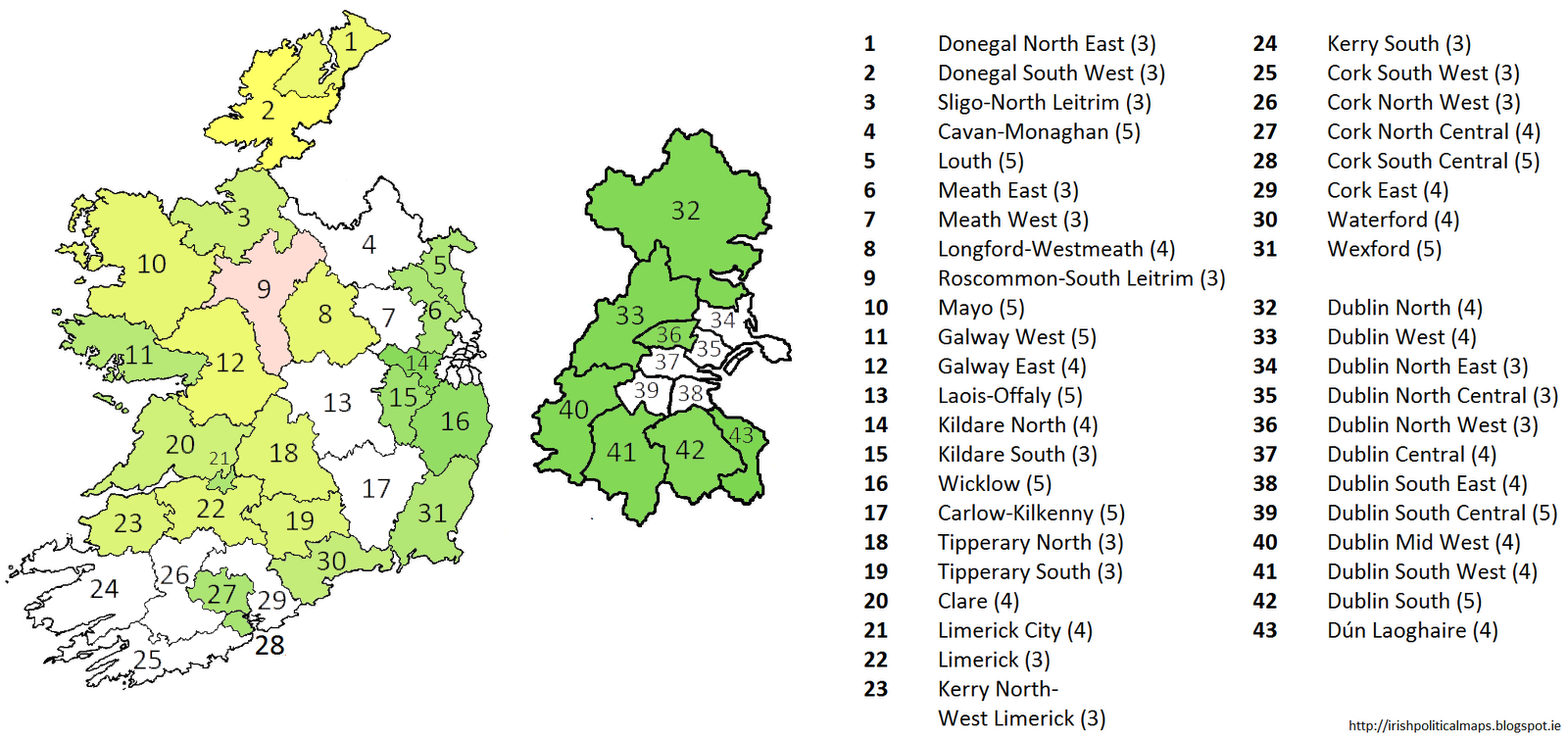
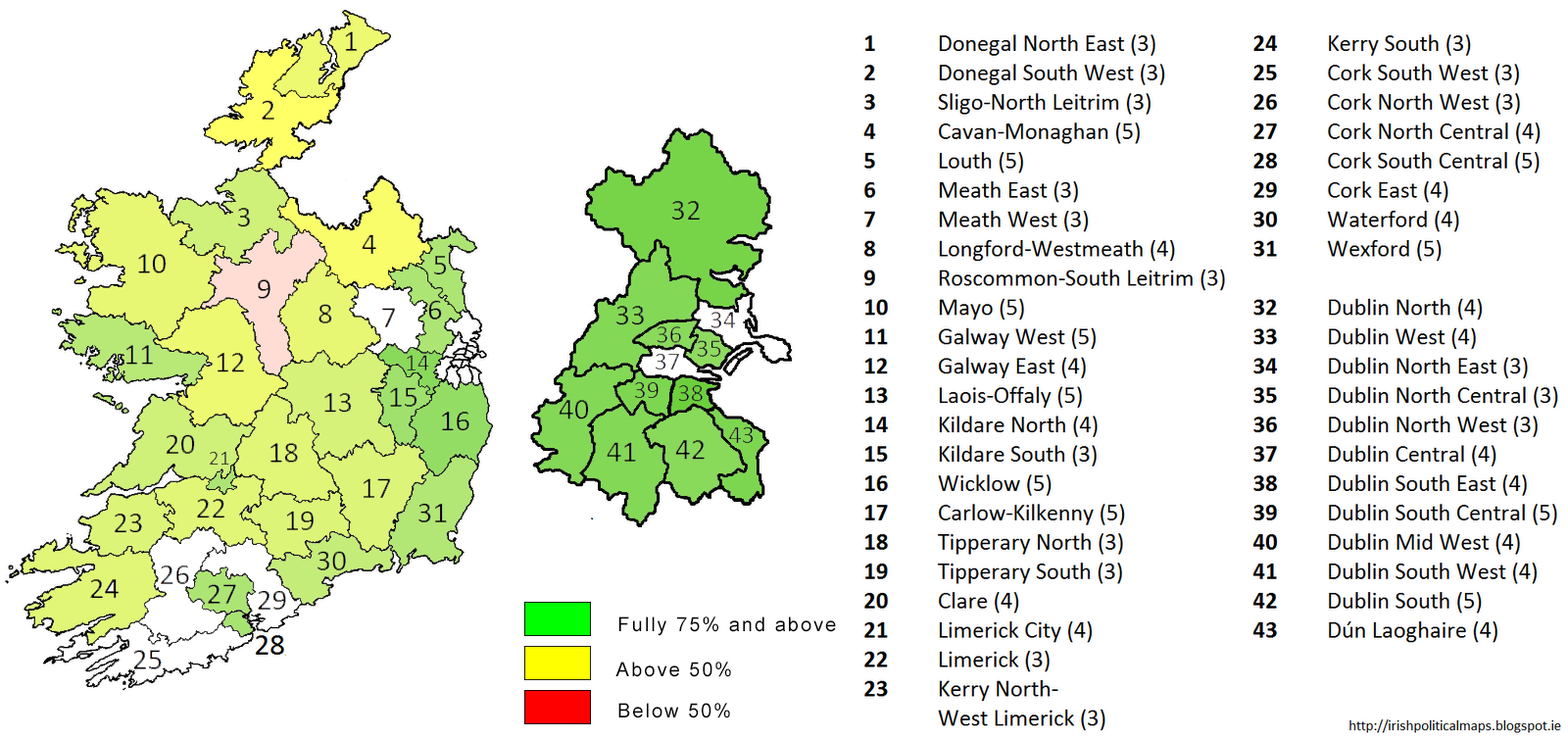
Two versions of the same layered image (1568x738). Layer-by-layer changes:
added layer "red box" above "yellow box" over (524, 689, 591, 725)
added layer "yellow box" above "Fully 75% and above" over (524, 645, 591, 681)
added layer "Fully 75% and above" above "Above 50%" over (618, 616, 836, 637)
added layer "Above 50%" above "Below 50%" over (615, 661, 732, 678)
added layer "Below 50%" above "green box" over (618, 702, 731, 719)
added layer "green box" above "names" over (524, 601, 591, 637)
"4 green": opacity 0% → 4% over (278, 178, 432, 290)
"13 green": opacity 0% → 28% over (275, 348, 396, 460)
"17 green": opacity 0% → 24% over (318, 441, 430, 551)
"24 green": opacity 0% → 20% over (8, 539, 166, 644)
"32 green": opacity 84% → 92% over (587, 131, 769, 307)
"35 green": opacity 0% → 76% over (685, 328, 733, 368)
"38 green": opacity 0% → 100% over (670, 376, 718, 414)
"39 green": opacity 0% → 88% over (616, 370, 674, 417)
"4 yellow": opacity 0% → 58% over (278, 178, 432, 290)
"13 yellow": opacity 0% → 43% over (275, 348, 396, 460)
"17 yellow": opacity 0% → 45% over (318, 441, 430, 551)
"24 yellow": opacity 0% → 48% over (8, 539, 166, 644)
"32 yellow": opacity 9% → 5% over (587, 131, 769, 307)
"35 yellow": opacity 0% → 15% over (685, 328, 733, 368)
"39 yellow": opacity 0% → 7% over (616, 370, 674, 417)
